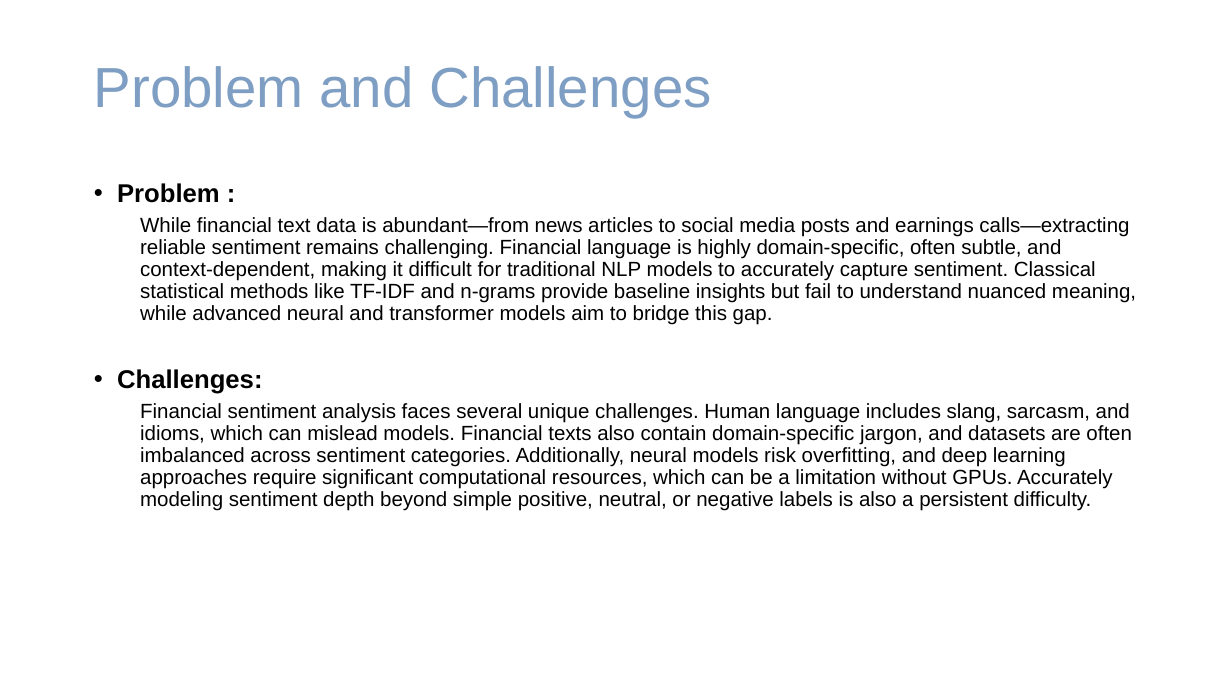
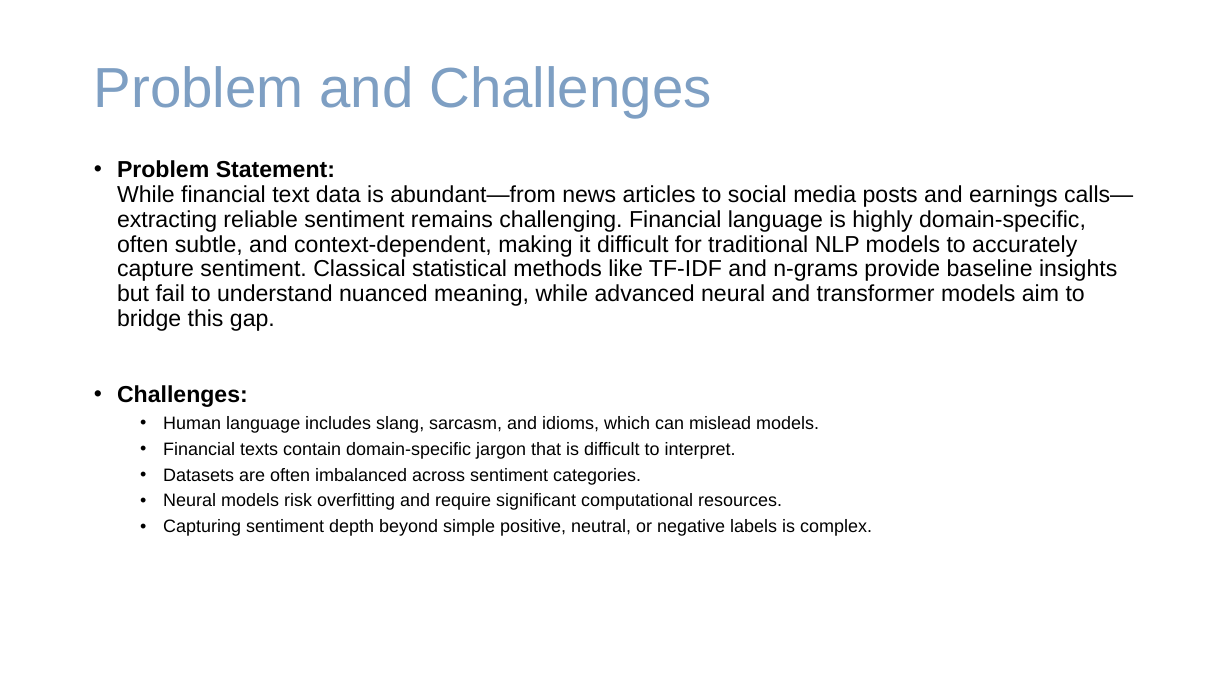
Before and after one commit to JPretz/AI574-2025-FALL-Project, a slide deck: slide 4 of Natural Language Process(NLP)_AI574_Team11.pptx. Drawn at 1232x693 pixels with LibreOffice and Linux fonts; fonts in the diff are those of the drawing; background and template pictures are left out. Boxes give left, top, right and bottom in pixels: in the first picture for what was removed or moved away, otherwise in the second. Text is boxed around its words. In the diff, an @@ line names an element or a change of style, - is before the commit and + after.

Commit message:
Update presentation: replaced with Natural Language Process(NLP)_AI574_Team11.pptx

```diff
--- a/Natural Language Process(NLP)_AI574_Team11.pptx
+++ b/Natural Language Process(NLP)_AI574_Team11.pptx
@@ text "Problem Statement: While financial text ...": place and size @@
-text "Problem Statement: While financial text ..." at <box>117,183,1136,511</box>
+text "Problem Statement: While financial text ..." at <box>117,160,1133,536</box>
@@ text at <box>117,160,1133,331</box>: text changed; size 16 to 18 pt @@
-• Problem :
-  While financial text data is abundant—from news articles to social media posts and earnings calls—extracting reliable sentiment remains challenging. Financial language is highly domain-specific, often subtle, and context-dependent, making it difficult for traditional NLP models to accurately capture sentiment. Classical statistical methods like TF-IDF and n-grams provide baseline insights but fail to understand nuanced meaning, while advanced neural and transformer models aim to bridge this gap.
+• Problem Statement:
+  While financial text data is abundant—from news articles to social media posts and earnings calls—extracting reliable sentiment remains challenging. Financial language is highly domain-specific, often subtle, and context-dependent, making it difficult for traditional NLP models to accurately capture sentiment. Classical statistical methods like TF-IDF and n-grams provide baseline insights but fail to understand nuanced meaning, while advanced neural and transformer models aim to bridge this gap.
@@ text at <box>117,385,248,407</box>: size 20 to 18 pt in "Challenges:" @@
@@ text at <box>163,416,872,536</box>: text changed; size 16 to 14 pt @@
-  Financial sentiment analysis faces several unique challenges. Human language includes slang, sarcasm, and idioms, which can mislead models. Financial texts also contain domain-specific jargon, and datasets are often imbalanced across sentiment categories. Additionally, neural models risk overfitting, and deep learning approaches require significant computational resources, which can be a limitation without GPUs. Accurately modeling sentiment depth beyond simple positive, neutral, or negative labels is also a persistent difficulty.
+  • Human language includes slang, sarcasm, and idioms, which can mislead models.
+  • Financial texts contain domain-specific jargon that is difficult to interpret.
+  • Datasets are often imbalanced across sentiment categories.
+  • Neural models risk overfitting and require significant computational resources.
+  • Capturing sentiment depth beyond simple positive, neutral, or negative labels is complex.
```
Also in this commit, not shown: 8 other slides changed, 1 slide added, 1 slide removed.
